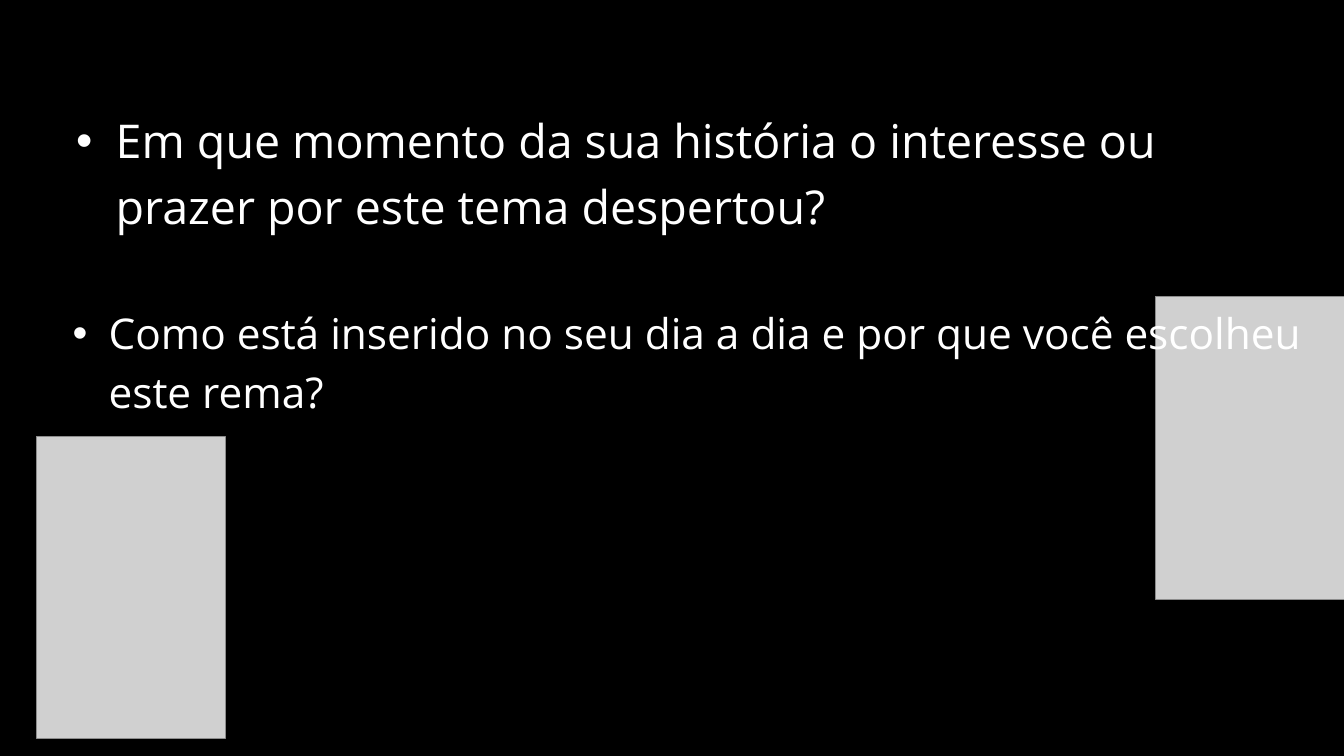
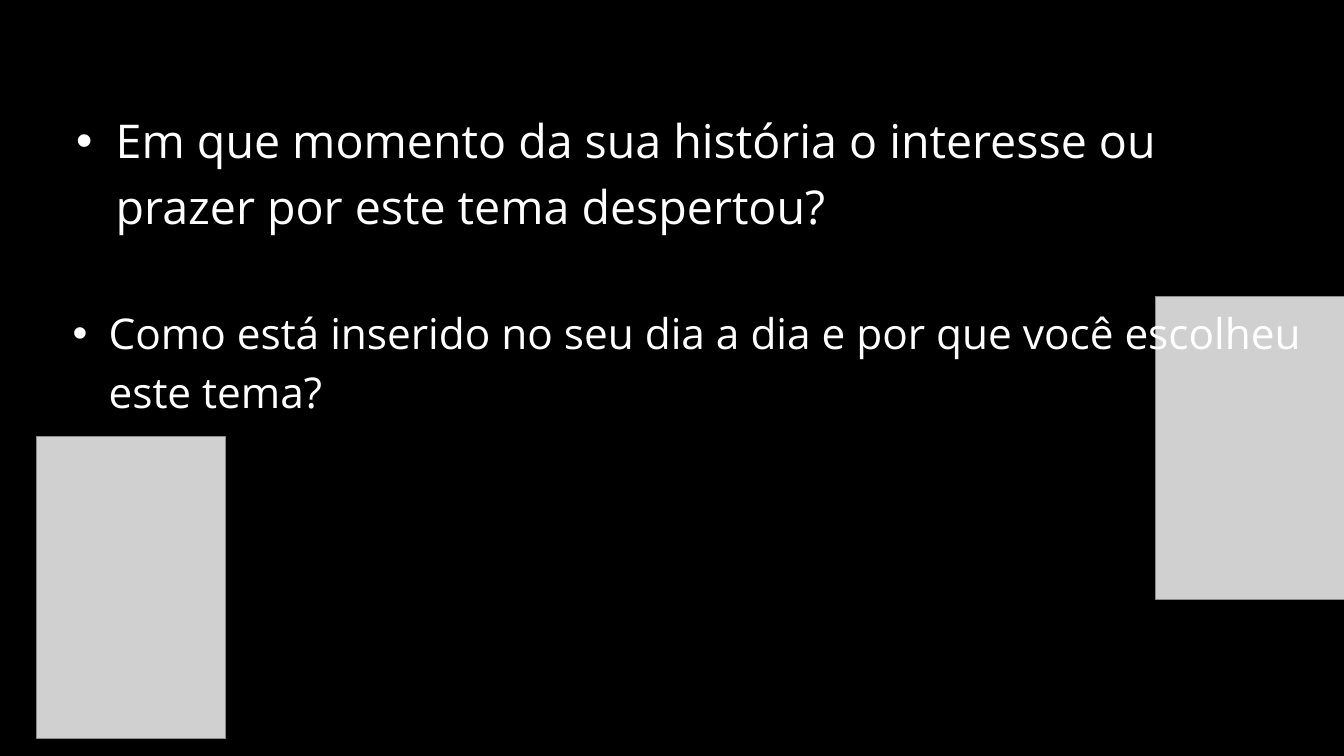
Before and after one commit to EmanuellyLucena19/Projeto-Individual, a slide deck: slide 3 of travel.ly.pptx. Drawn at 1344x756 pixels with LibreOffice and Linux fonts; fonts in the diff are those of the drawing; grey boxes stand for pictures. Boxes give left, top, right and bottom in pixels: in the first picture for what was removed or moved away, otherwise in the second. Text is boxed around its words. In the diff, an @@ line names an element or a change of style, - is before the commit and + after.

```diff
--- a/travel.ly.pptx
+++ b/travel.ly.pptx
@@ text at (109,309,1301,409): text changed @@
-  • Como está inserido no seu dia a dia e por que você escolheu este rema?
+  • Como está inserido no seu dia a dia e por que você escolheu este tema?
```
Also in this commit, not shown: 2 other slides changed, 13 other files.
